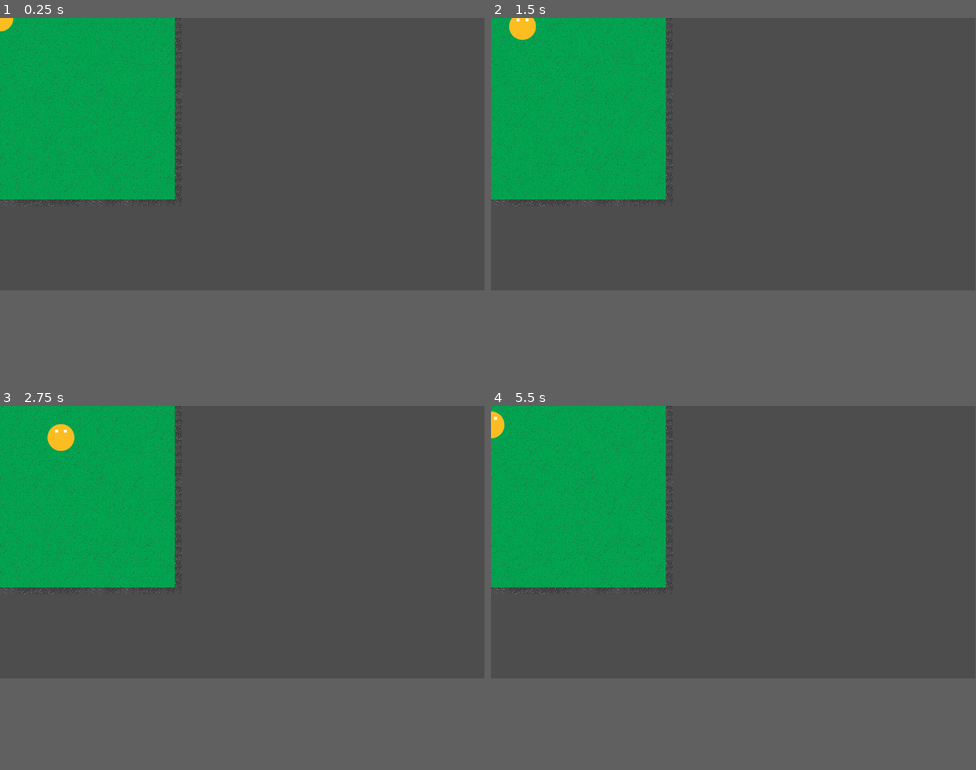
Above: before the commit, frames 1-4 (two rows, left to right).
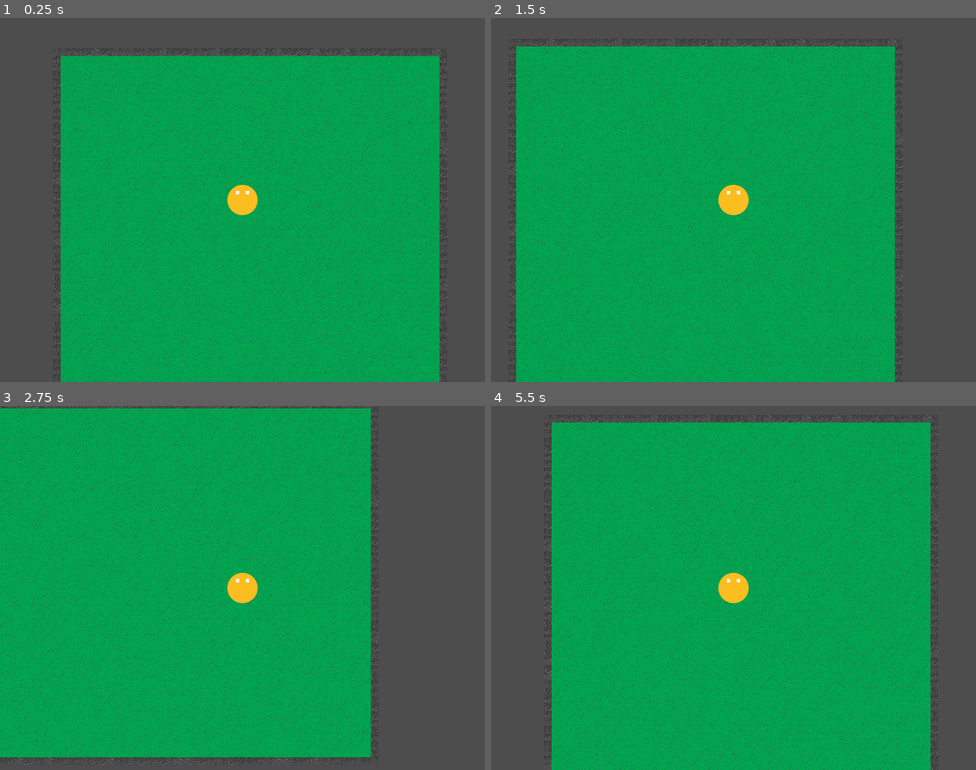
Above: after the commit, the same moments.

Repository: Silvester56/lastflower
Game: Godot game, scene res://scenes/game.tscn
Same seed, same stepped clock (60 frames per second), same inputs: the game is played once before the commit and once after it.
Inputs:
- Up to frame 1 (0.25 s): no input
- Up to frame 2 (1.5 s): tap Enter at 0.5 s; hold D (right) 0.53-1.28 s; hold S (down) from 1.28 s (still down)
- Up to frame 3 (2.75 s): release S (down) at 2.03 s; hold D (right) from 2.03 s (still down)
- Up to frame 4 (5.5 s): release D (right) at 2.78 s; hold W (up) 2.78-3.53 s; hold A (left) 3.53-5.03 s; hold S (down) from 5.03 s (still down)
The window is 799x449 before the commit and 800x600 after it. Grey fills any space a smaller window leaves; there, only what the larger window draws over its background counts as a difference.

The runs differ from the first frame. In frame 1, 59% of the frame differs, in the area x 0-100%, y 0-100%; in frame 2, 54%; in frame 3, 53%; in frame 4, 61%.

Commit message:
Change resolution and add camera behavior

Diff:
--- a/project.godot
+++ b/project.godot
@@ -14,6 +14,11 @@
 run/main_scene="res://scenes/game.tscn"
 config/features=PackedStringArray("4.3", "GL Compatibility")
 config/icon="res://icon.svg"
+
+[display]
+
+window/size/viewport_width=1024
+window/size/viewport_height=768
 
 [input]
 
--- a/scenes/game.tscn
+++ b/scenes/game.tscn
@@ -119,6 +119,8 @@
 [node name="Sprite2D" type="Sprite2D" parent="Player"]
 texture = ExtResource("2_o73di")
 
+[node name="Camera2D" type="Camera2D" parent="Player"]
+
 [node name="TileMapLayer" type="TileMapLayer" parent="."]
 tile_map_data = PackedByteArray("AADn/+z/AAABAAcAAADn/+3/AAAFAAcAAADn/+7/AAABAAcAAADn/+//AAADAAcAAADn//D/AAACAAcAAADn// …(39856 unchanged characters)…
 tile_set = SubResource("TileSet_qmeeo")
